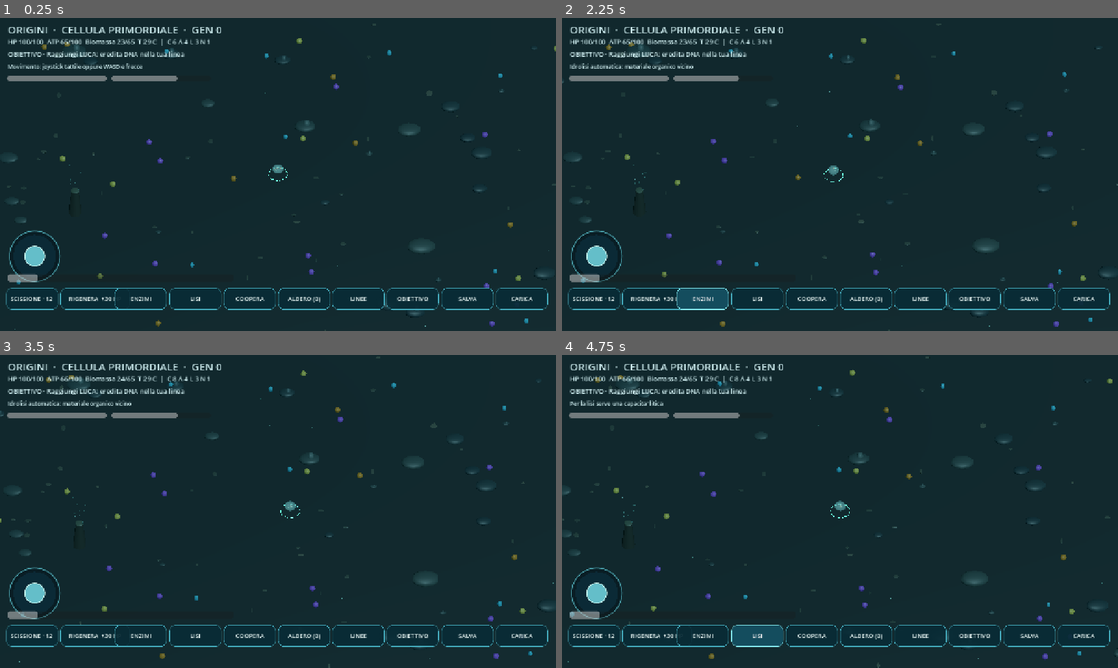
Above: before the commit, frames 1-4 (two rows, left to right).
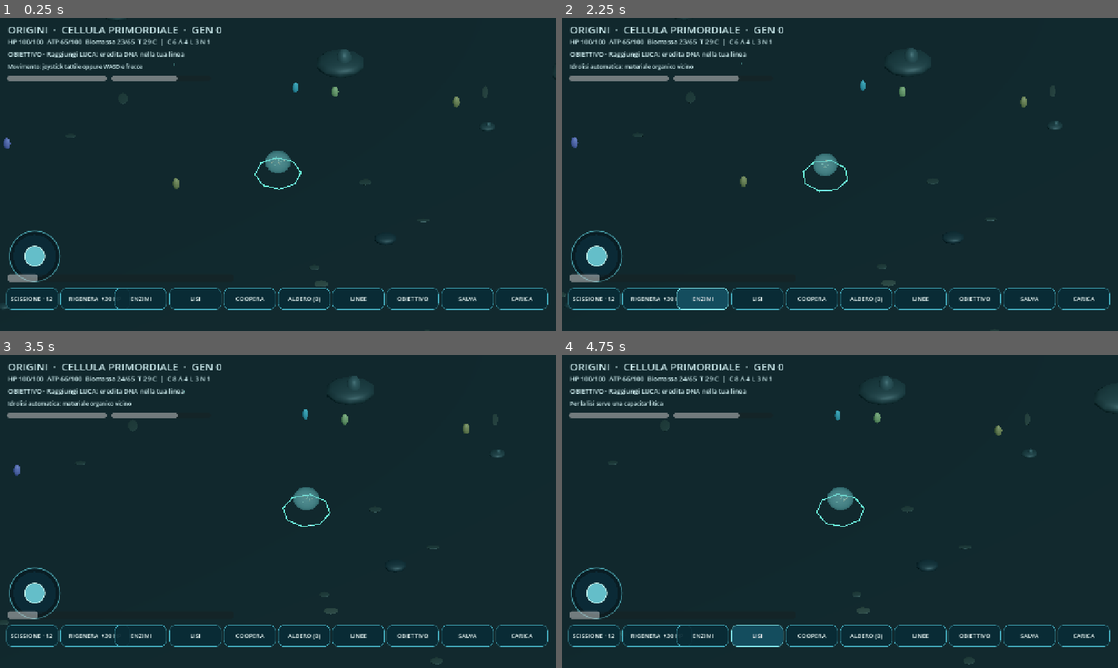
Above: after the commit, the same moments.

Repository: scorbetta17-gif/Origini
Game: Godot game, scene res://scenes/Main.tscn
Two runs of this game, one before a commit and one after it. Both use one fixed random seed, a clock stepped at 60 frames per second and the inputs below.
Inputs (mouse positions are in pixels of both pictures, inside the frame that each line leads up to):
- Up to frame 1 (0.25 s): no input
- Up to frame 2 (2.25 s): click "SCISSIONE · 12%" at 0.5 s; click "RIGENERA +30 HP" at 1.25 s; click "ENZIMI" at 2 s
- Up to frame 3 (3.5 s): move the mouse to (400, 495) at 2.77 s; hold D from 2.78 s (still down); click (400, 495) at 2.92 s
- Up to frame 4 (4.75 s): release D at 3.5 s; drag from (728, 527) to (812, 574) at 3.52 s; click "LISI" at 4.25 s

The runs differ from the first frame. In frame 1, 1.7% of the frame differs, in the area x 0-100%, y 0-100%; in frame 2, 1.7%; in frame 3, 1.8%; in frame 4, 1.7%.

Commit message:
Set readable cellular camera scale and reduce oversized nutrient markers

Diff:
--- a/src/main.gd
+++ b/src/main.gd
@@ -190,7 +190,7 @@
     add_child(sun)
     camera = Camera3D.new()
     camera.projection = Camera3D.PROJECTION_ORTHOGONAL
-    camera.size = 17.0
+    camera.size = 7.4
     camera.position = camera_offset
     add_child(camera)
     camera.look_at(Vector3(0,0,0))
@@ -274,14 +274,14 @@
 
 func _create_nutrient(kind: String, at: Vector3) -> void:
     var sphere := SphereMesh.new()
-    sphere.radius = .22 if kind == "detritus" else (.16 if kind != "nucleic" else .12)
+    sphere.radius = .13 if kind == "detritus" else (.085 if kind != "nucleic" else .067)
     sphere.height = .32
     sphere.radial_segments = 12
     sphere.rings = 7
     var node := MeshInstance3D.new()
     node.mesh = sphere
     node.position = at
-    node.material_override = _solid(Color(.50,.43,.38) if kind == "detritus" else TYPE_COLORS[kind].darkened(.40), .02)
+    node.material_override = _solid(Color(.50,.43,.38) if kind == "detritus" else TYPE_COLORS[kind].lerp(Color(.34,.42,.41),.55), .01)
     nutrient_root.add_child(node)
     nutrients.append({"kind": kind, "node": node, "origin_y": at.y, "bob": rng.randf_range(0,TAU)})
 
